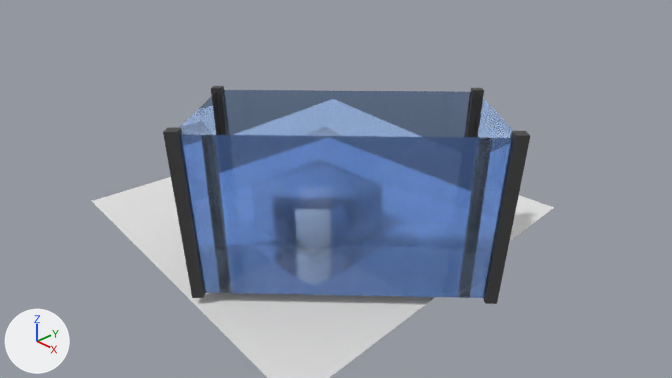
Two versions of the Blender file project_01/scene02new.blend, one commit apart.
Camera for both pictures: the file's camera 'Camera'. The lights are fixed; the arrows at lower left show +X, +Y and +Z.

Objects in the first picture: 'Cube', 'Ground', 'tank'.
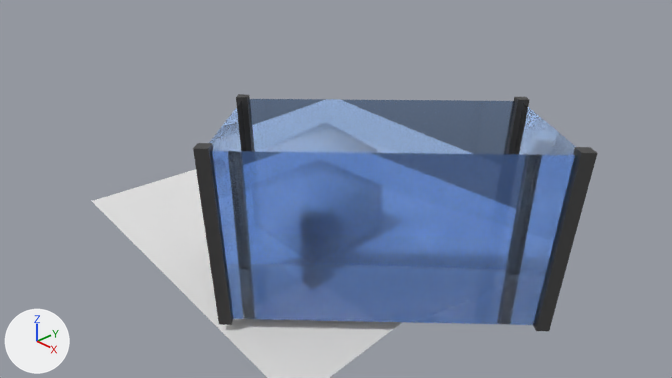
Location of each change, (x1, y1, x2, y2) in pixels of the pictures (672 x 378 px):
```json
{"object": "tank", "change": "moved", "before": [163, 86, 530, 304], "after": [193, 94, 597, 331]}
```

The change, as JSON lines over the scene's bpy script:
```json
{"op": "set", "path": "ob_tank.location", "old": "(2.11, -1.22, 1.64)", "new": "(3.0, -1.22, 1.64)"}
```
